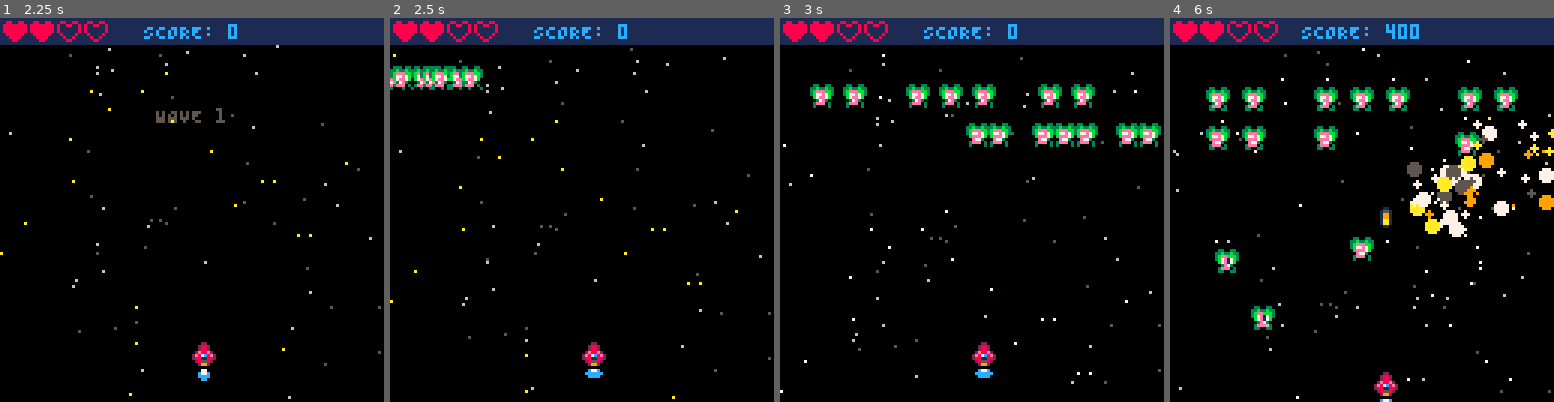
Above: before the commit, frames 1-4 (left to right).
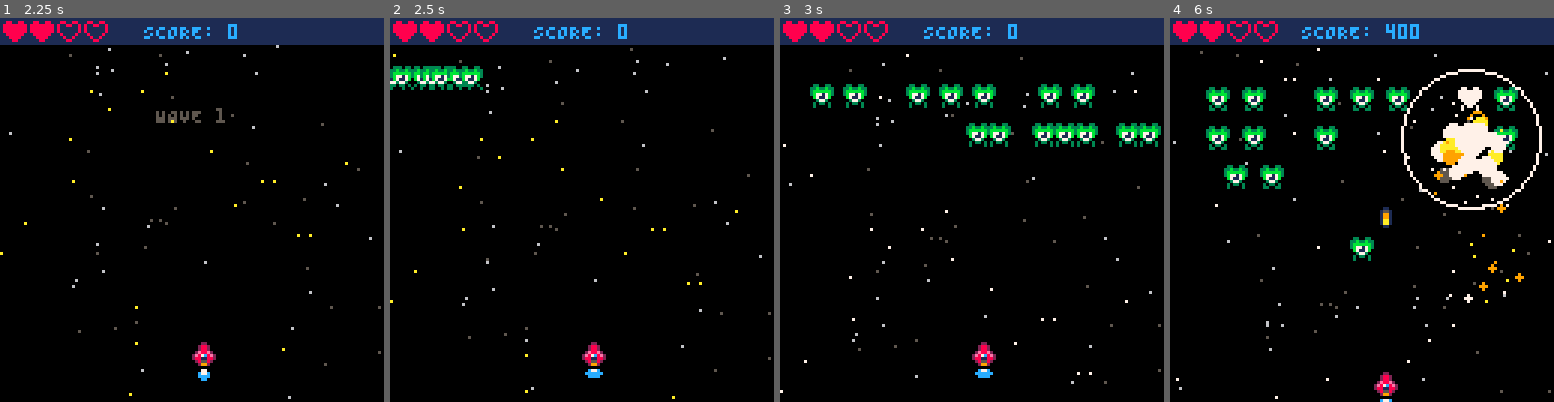
Above: after the commit, the same moments.

Repository: ProfSFrink/pico-8_shump_tutorial
Game: PICO-8 cartridge shump.p8
Two runs of this game, one before a commit and one after it. Both use one fixed random seed, a clock stepped at 60 frames per second and the inputs below.
Inputs:
- Up to frame 1 (2.25 s): tap X (X key) at 0.33, 1.07, 1.85 s; tap O (Z key) at 0.7, 1.7, 2.1 s; hold Right 1.6-2.1 s; hold Up from 2.15 s (still down)
- Up to frame 2 (2.5 s): release Up at 2.42 s; hold Right from 2.47 s (still down)
- Up to frame 3 (3 s): keep holding Right; tap O (Z key) at 2.5, 2.9 s; tap X (X key) at 2.97 s
- Up to frame 4 (6 s): release Right at 3.03 s; hold Left 3.08-3.58 s; tap O (Z key) every 0.4 s from 3.3 to 5.7 s; hold Down 3.63-3.97 s; hold Right 4.02-4.68 s; tap X (X key) at 4.08, 5.2 s; hold Up 4.73-5.03 s; hold Left 5.08-5.68 s; hold Down from 5.73 s (still down)

Frame 1 is identical in both runs. In frame 2, 0.3% of the frame differs, in the area x 0-22%, y 14-18%; in frame 3, 0.9%; in frame 4, 8.0%, in the area x 0-100%, y 7-100%.

Commit message:
- (refactor) delay before enemies attack, with increased animation speed, shake.

Diff:
--- a/behavior/EnemyMovement.lua
+++ b/behavior/EnemyMovement.lua
@@ -1,12 +1,15 @@
 -- Enemy movement patterns.
 
+-- Enemy moves straight down.
+-- @param e Enemy to move.
 function down(e)
     e.y += e.ySpd
 end
 
 -- Enemy moves down while weaving left and right in a sine wave.
+-- @param e Enemy to move.
 function downWave(e, t)
-    e.xSpd = sin(t / 45)
+    e.xSpd = sin(t / (e.waveLen))
 
     if e.x < 32 then
         e.xSpd += 1 - (e.x / 32)
@@ -21,15 +24,37 @@
 end
 
 -- Enemy moves down slowly while weaving left and right using cosine of its y position.
+-- @param e Enemy to move.
 function downWaveSlow(e)
     e.x += cos(e.y / 32) * e.xSpd
     e.y += e.ySpd / 2
 end
 
 -- Enemy moves down toward the horizontal center of the screen.
+-- @param e Enemy to move.
 function downTowardCenter(e)
     local angle = atan2(64 - e.x, 140 - e.y)
 
     e.x += cos(angle) * e.xSpd
     e.y += sin(angle) * e.ySpd
 end
+
+-- NOTE: Only used by fighter.
+-- Enemy moves down until it reaches the player's y position, then moves horizontally toward the player.
+-- @param e Enemy to move.
+function downAcross(e)
+    if e.xSpd == 0 then
+        e.ySpd = 2
+        if ship.y <= e.y then
+            e.ySpd = 0
+            if ship.x < e.x then
+                e.xSpd = -2
+            else
+                e.xSpd = 2
+            end
+        end
+    end
+
+    e.x += e.xSpd
+    e.y += e.ySpd
+end
--- a/entities/Enemies.lua
+++ b/entities/Enemies.lua
@@ -100,9 +100,10 @@
         ani = { 85, 86 },
         flash = 87,
         aniDelay = 0.4,
-        xSpd = 0.8,
-        ySpd = 0.8,
-        hp = 2,
+        xSpd = 2.5,
+        ySpd = 2.5,
+        waveLen = 20,
+        hp = 1,
         points = 200,
         move = downWave
     },
@@ -117,11 +118,11 @@
         ani = { 74, 75, 76, 77 },
         flash = 78,
         aniDelay = 0.4,
-        xSpd = 2.5,
-        ySpd = 2.5,
-        hp = 3,
+        xSpd = 0,
+        ySpd = 0,
+        hp = 2,
         points = 300,
-        move = downTowardCenter
+        move = downAcross
     },
     boss = {
         cols = {
@@ -137,13 +138,13 @@
         ani = { 96, 98 },
         flash = 100,
         aniDelay = 0.4,
-        xSpd = 0.6,
-        ySpd = 0.6,
+        xSpd = 0,
+        ySpd = 0.35,
         hp = 30,
         points = 1000,
         moveTime = 45,
         stopTime = 5,
-        move = downWaveSlow
+        move = down
     }
 }
 
@@ -164,7 +165,6 @@
 }
 
 -- TODO: Add projectiles and firing patterns for enemies.
--- TODO: Improve enemy movement patterns.
 
 -- Factory function for creating enemies.
 -- @param enemyCfg: Enemy configuration object.
@@ -192,7 +192,10 @@
         rowNum = eneRowNum,
         xSpd = enemyCfg.xSpd,
         ySpd = enemyCfg.ySpd,
+        waveLen = enemyCfg.waveLen or 45,
         hp = enemyCfg.hp or 1,
+        attDelay = 0,
+        shake = 0,
         points = enemyCfg.points,
 
         cols = enemyCfg.cols,
@@ -249,6 +252,10 @@
 
         -- Handle enemy in attacking state.
         attack = function(_ENV)
+            if state != eneState.stopped then return end
+            aniDelay *= 3
+            attDelay = 30
+            shake = 30
             state = eneState.attacking
         end,
 
@@ -315,12 +322,19 @@
                 animate(_ENV)
             elseif state == eneState.attacking then
                 animate(_ENV)
-                move(_ENV, g.gameT)
+
+                attDelay -= 1
+
+                if attDelay <= 0 then
+                    move(_ENV, g.gameT)
+                end
             end
 
             -- Remove if off-screen and not spawning.
-            if y > 128 and state != eneState.spawning then
-                del(enemies, _ENV)
+            if state != eneState.spawning then
+                if x < 0 or x > 128 or y > 128 then
+                    del(enemies, _ENV)
+                end
             end
         end,
 
@@ -329,16 +343,21 @@
 
             pal(cols[1].c1, cols[colId].c1)
             pal(cols[1].c2, cols[colId].c2)
+
+            local sprX = x
+
+            if shake > 0 then
+                shake -= 1
+                sprX += g.abs(g.sin(g.gameT / 6.5))
+            end
 
             if state == eneState.dead then
                 spr(enemySpr, x, y, sprSize, sprSize, false, deathTimer % 2 == 0)
             else
-                spr(enemySpr, x, y, sprSize, sprSize)
+                spr(enemySpr, sprX, y, sprSize, sprSize)
             end
 
             pal()
-
-            print(rowNum, x+2, y+2, 14)
         end
     }
 end
--- a/states/GameState.lua
+++ b/states/GameState.lua
@@ -2,9 +2,9 @@
 
 spawnEvents = {
 	{ '1',
-		'15,-8,14,alien,alien,gap,alien,alien,alien,gap,alien,alien',
-		'10,136,34,alien,alien,gap,alien,alien,alien,gap,alien,alien',
-		'5,64,-12,alien,alien,gap,gap,gap,gap,alien,alien'
+		'45,-8,14,alien,alien,gap,alien,alien,alien,gap,alien,alien',
+		'30,136,34,alien,alien,gap,alien,alien,alien,gap,alien,alien',
+		'15,64,-12,alien,alien,gap,gap,gap,gap,alien,alien'
 	},
 	{ '2',
 		'20,-8,-24,flame,flame,flame,flame,flame,',
@@ -246,6 +246,9 @@
 	state = stateNames.game
 	spawnT = 0
 
+	-- Spawn the next wave of enemies.
+	spawnWaveRows(waveNum)
+
 	rowEnemies = {}
 	activeRow = 1
 end
--- a/states/NewWaveState.lua
+++ b/states/NewWaveState.lua
@@ -10,7 +10,6 @@
     updateGameScene()
 
     if exitTimer <= 0 then
-        spawnWaveRows(waveNum)
         enterGame()
         return
     end
@@ -31,6 +30,7 @@
     canPlay = false
     exitTimer = 50
 
+    -- Move ship to starting position for new wave.
     async(function()
         animate(ship,"x", shipStartX, 60, easeOutQuad)
     end)
Not shown, removed: logs/log.p8l
